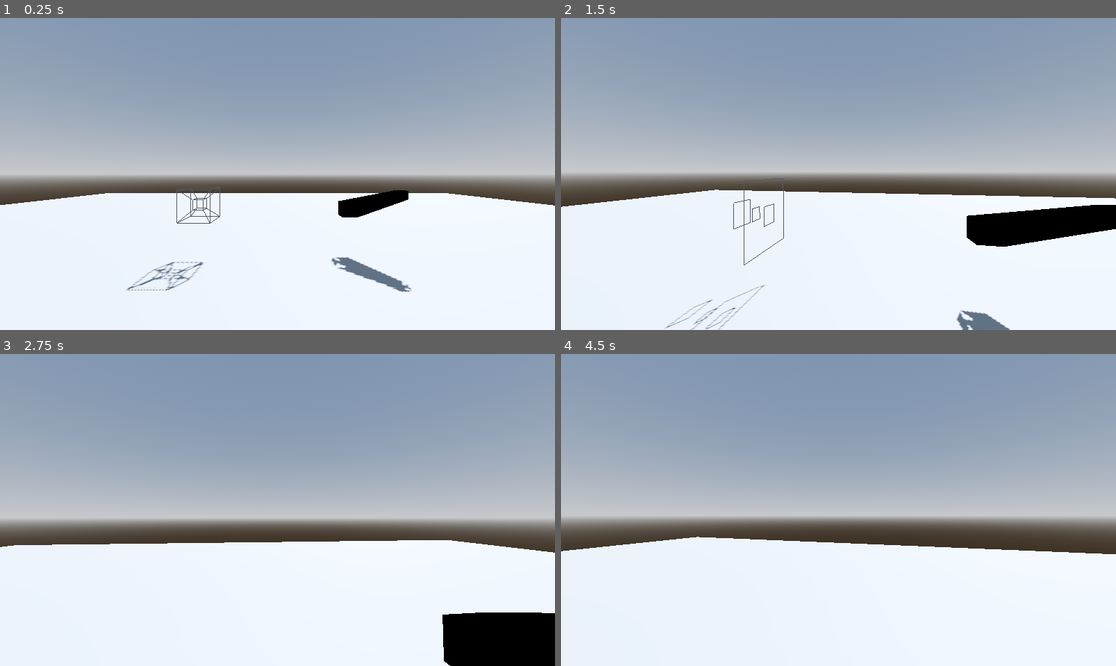
Above: before the commit, frames 1-4 (two rows, left to right).
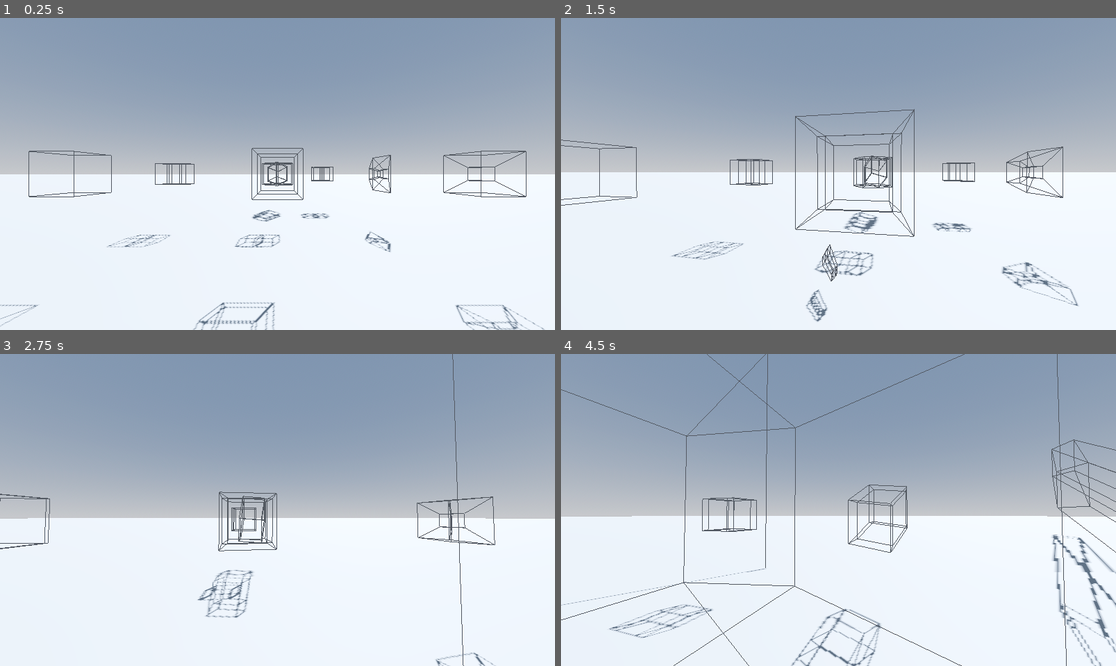
Above: after the commit, the same moments.

Repository: Stantrh/Projet_Tutore_4D_VR_KOMODZINSKI_RYSAK_TROHA
Game: Godot game, scene res://Scenes/world.tscn
Two runs of this game, one before a commit and one after it. Both use one fixed random seed, a clock stepped at 60 frames per second and the inputs below.
Inputs (mouse positions are in pixels of both pictures, inside the frame that each line leads up to):
- Up to frame 1 (0.25 s): no input
- Up to frame 2 (1.5 s): move the mouse to (866, 174) at 0.52 s; hold W (move_forward) from 0.53 s (still down); move the mouse to (810, 174) at 1.27 s
- Up to frame 3 (2.75 s): keep holding W (move_forward); move the mouse to (288, 503) at 2.02 s
- Up to frame 4 (4.5 s): keep holding W (move_forward); move the mouse to (832, 516) at 2.77 s; move the mouse to (877, 513) at 3.52 s; move the mouse to (794, 506) at 4.27 s

The runs differ from the first frame. In frame 1, 10% of the frame differs, in the area x 0-100%, y 41-100%; in frame 2, 13%, in the area x 0-100%, y 29-100%; in frame 3, 13%; in frame 4, 12%.

Commit message:
merge translation - rotation

Diff:
--- a/app4d/Scenes/world.tscn
+++ b/app4d/Scenes/world.tscn
@@ -27,19 +27,49 @@
 
 [node name="CSGBox3D" type="CSGBox3D" parent="."]
 transform = Transform3D(1, 0, 0, 0, 1, 0, 0, 0, 1, -0.1929, -0.747417, 0.570654)
-size = Vector3(100, 0.2, 100)
+size = Vector3(5000, 0.2, 5000)
 
-[node name="HyperCubeT" parent="." instance=ExtResource("1_gh55x")]
+[node name="HyperCubeO" parent="." instance=ExtResource("1_gh55x")]
+transform = Transform3D(1, 0, 0, 0, 1, 0, 0, 0, 1, -10, 5, 0)
+projection_mode = 2
+
+[node name="HyperCubeOR" parent="." instance=ExtResource("1_gh55x")]
+transform = Transform3D(1, 0, 0, 0, 1, 0, 0, 0, 1, -10, 5, -10)
+is_rotate = true
+projection_mode = 2
+
+[node name="HyperCubeOT" parent="." instance=ExtResource("1_gh55x")]
+is_rotate = true
+projection_mode = 2
+is_translate = true
+vect_translate = Vector4(-10, 5, -20, 0)
+
+[node name="HyperCubeP" parent="." instance=ExtResource("1_gh55x")]
+transform = Transform3D(1, 0, 0, 0, 1, 0, 0, 0, 1, 0, 5, 0)
+
+[node name="HyperCubePR" parent="." instance=ExtResource("1_gh55x")]
+transform = Transform3D(1, 0, 0, 0, 1, 0, 0, 0, 1, 0, 5, -10)
+is_rotate = true
+
+[node name="HyperCubePT" parent="." instance=ExtResource("1_gh55x")]
+is_rotate = true
+is_translate = true
+vect_translate = Vector4(0, 5, -20, 0)
+
+[node name="HyperCubeS" parent="." instance=ExtResource("1_gh55x")]
 transform = Transform3D(1, 0, 0, 0, 1, 0, 0, 0, 1, 10, 5, 0)
-is_solid = true
+projection_mode = 1
+
+[node name="HyperCubeSR" parent="." instance=ExtResource("1_gh55x")]
+transform = Transform3D(1, 0, 0, 0, 1, 0, 0, 0, 1, 10, 5, -10)
+is_rotate = true
+projection_mode = 1
+
+[node name="HyperCubeST" parent="." instance=ExtResource("1_gh55x")]
+is_rotate = true
 projection_mode = 1
 is_translate = true
-vect_translate = Vector4(10, 5, 9, 5)
+vect_translate = Vector4(10, 5, -20, 0)
 
 [node name="CharacterView" parent="." instance=ExtResource("2_wfvje")]
 transform = Transform3D(1, 0, 0, 0, 1, 0, 0, 0, 1, 0, 5, 10)
-
-[node name="HyperCubeTR" parent="." instance=ExtResource("1_gh55x")]
-transform = Transform3D(1, 0, 0, 0, 1, 0, 0, 0, 1, -5.03789, 3.04754, -3.18594)
-is_rotate = true
-projection_mode = 1
--- a/app4d/Scripts/hyper_cube.gd
+++ b/app4d/Scripts/hyper_cube.gd
@@ -6,6 +6,7 @@
 	Vector4( 1, -1, -1, -1), Vector4( 1, -1, -1,  1), Vector4( 1, -1,  1, -1), Vector4( 1, -1,  1,  1),
 	Vector4( 1,  1, -1, -1), Vector4( 1,  1, -1,  1), Vector4( 1,  1,  1, -1), Vector4( 1,  1,  1,  1)
 ]
+
 
 const CUBE_FACES = [
 	[0, 1, 3, 2], [4, 5, 7, 6], [0, 1, 5, 4],
@@ -30,9 +31,13 @@
 }
 
 @export var is_rotate = false  # Activer la rotation
+@export var is_double_rotate = false  # Activer la rotation double
 @export var rotation_angle = 90  # Angle de rotation
-
-
+@export var axe_a = 0 # x, y, z, x = 0, 1, 2, 3
+@export var axe_b = 3 # x, y, z, x = 0, 1, 2, 3
+@export var rotation_angle2 = 90
+@export var axe2_a = 1
+@export var axe2_b = 3
 @export var is_solid = false  # Affichage plein ou filaire
 @export var projection_mode: int = 0  # 0: Perspective, 1: Stéréographique, 2: Orthogonale
 
@@ -59,26 +64,26 @@
 
 func update_hypercube():
 	# Transformer les sommets
+	var new_vertices = []
 	if is_translate:
-		var new_vertices = []
 		for vertex in dynamic_vertices:
 			var new_vect = translation4D.translate_4d(vertex, vect_translate)
 			print("Vecteur : " + str(vertex) + " new vecteur : " + str(new_vect))
 			new_vertices.append(new_vect)
 		dynamic_vertices = new_vertices
-	if is_rotate:
-		var new_vertices = []
+	elif is_rotate:
 		for vertex in dynamic_vertices:
-			new_vertices.append(rotate_4d(vertex, rotation_angle, 0, 3))
-		dynamic_vertices = new_vertices
-
+			new_vertices.append(rotate_4d(vertex, rotation_angle, axe_a, axe_b, rotation_angle2, axe2_a, axe2_b))
+	else :
+		for vertex in dynamic_vertices:
+			new_vertices.append(vertex)
 
 	# Générer le maillage
 	var mesh
 	if is_solid:
-		mesh = build_solid_hypercube_mesh(dynamic_vertices)
+		mesh = build_solid_hypercube_mesh(new_vertices)
 	else:
-		mesh = build_wireframe_hypercube_mesh(dynamic_vertices)
+		mesh = build_wireframe_hypercube_mesh(new_vertices)
 	mesh_instance.mesh = mesh
 
 	if is_translate:
@@ -175,12 +180,20 @@
 	return Vector3(point_4d.x, point_4d.y, point_4d.z)
 
 
-func rotate_4d(point: Vector4, angle: float, axis_a: int, axis_b: int) -> Vector4:
-	var cos_theta = cos(angle)
-	var sin_theta = sin(angle)
+func rotate_4d(point: Vector4, angle1: float, axis1_a: int, axis1_b: int, angle2: float, axis2_a: int, axis2_b: int) -> Vector4:
+	var cos_theta1 = cos(angle1)
+	var sin_theta1 = sin(angle1)
 	var rotated_point = point
-	var temp_a = point[axis_a]
-	var temp_b = point[axis_b]
-	rotated_point[axis_a] = temp_a * cos_theta - temp_b * sin_theta
-	rotated_point[axis_b] = temp_a * sin_theta + temp_b * cos_theta
+	var temp_a = point[axis1_a]
+	var temp_b = point[axis1_b]
+	rotated_point[axis1_a] = temp_a * cos_theta1 - temp_b * sin_theta1
+	rotated_point[axis1_b] = temp_a * sin_theta1 + temp_b * cos_theta1
+
+	if is_double_rotate:
+		var cos_theta2 = cos(angle2)
+		var sin_theta2 = sin(angle2)
+		temp_a = point[axis2_a]
+		temp_b = point[axis2_b]
+		rotated_point[axis2_a] = temp_a * cos_theta2 - temp_b * sin_theta2
+		rotated_point[axis2_b] = temp_a * sin_theta2 + temp_b * cos_theta2
 	return rotated_point
